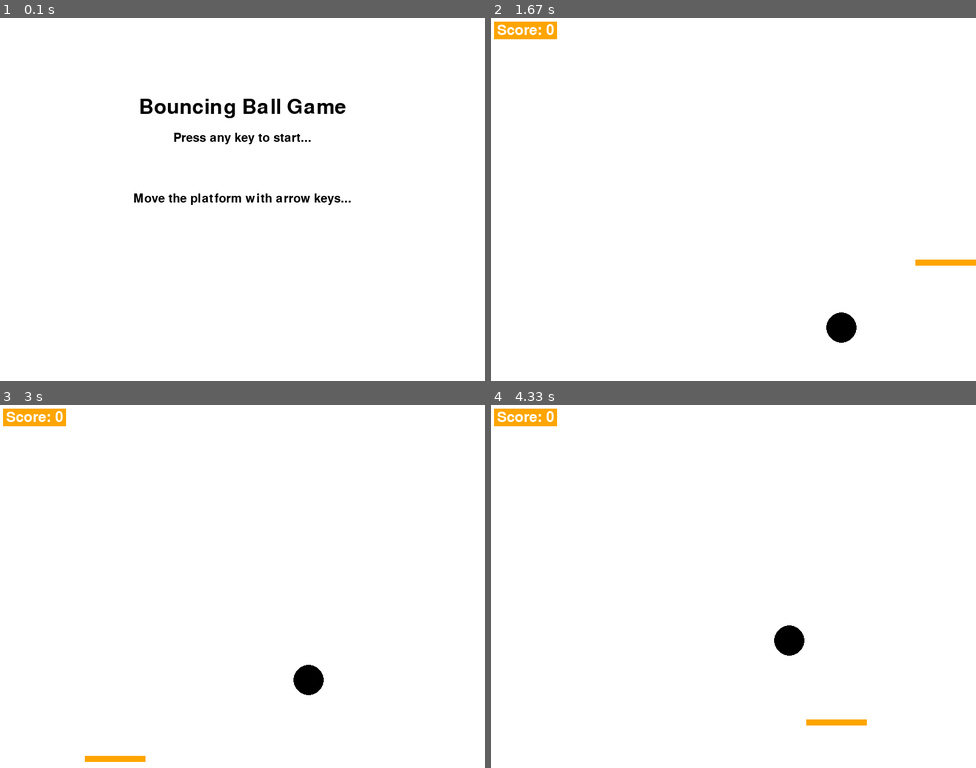
Above: before the commit, frames 1-4 (two rows, left to right).
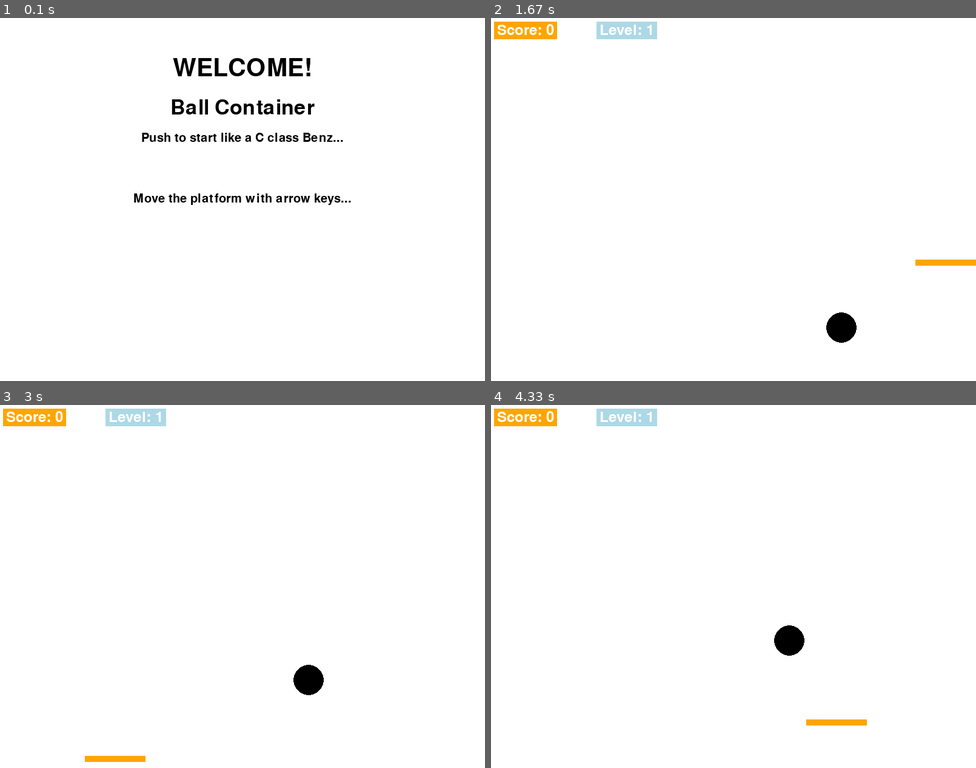
Above: after the commit, the same moments.

Repository: AJHS-Kelley/8b-ajhs-game-programming-23-24-CoreyB2025
Game: pygame game, started from gameProgramming/gaming_exercises/09_finalProject/finalProject.py
Same seed, same stepped clock (60 frames per second), same inputs: the game is played once before the commit and once after it.
Inputs:
- Up to frame 1 (0.1 s): no input
- Up to frame 2 (1.67 s): hold Right 0.33-0.8 s; hold Up 0.83-1.13 s; hold Right 1.17-1.63 s
- Up to frame 3 (3 s): hold Left 1.67-2.2 s; hold Down 2.23-2.53 s; hold Left 2.57-2.97 s
- Up to frame 4 (4.33 s): hold Up 3-3.37 s; hold Right 3.4-4.03 s; hold Down from 4.07 s (still down)

The runs differ from the first frame. In frame 1, 2.2% of the frame differs, in the area x 28-72%, y 11-35%; in frame 2, 0.5%; in frame 3, 0.5%; in frame 4, 0.5%.

Commit message:
v0.9
added level indicator and changed the name of the game, also decided to add a warm welcome to the game as well as a different wording for how to start the game

Diff:
--- a/gameProgramming/gaming_exercises/09_finalProject/finalProject.py
+++ b/gameProgramming/gaming_exercises/09_finalProject/finalProject.py
@@ -41,8 +41,9 @@
 # Functions for screens
 def start_screen():
     screen.fill(WHITE)
-    show_text_on_screen("Bouncing Ball Game", 50, HEIGHT // 4)
-    show_text_on_screen("Press any key to start...", 30, HEIGHT // 3)
+    show_text_on_screen("WELCOME!", 60, HEIGHT // 7)
+    show_text_on_screen("Ball Container", 50, HEIGHT // 4)
+    show_text_on_screen("Push to start like a C class Benz...", 30, HEIGHT // 3)
     show_text_on_screen("Move the platform with arrow keys...", 30, HEIGHT // 2)
     pygame.display.flip()
     wait_for_key()
@@ -177,3 +178,10 @@
     score_rect = score_text.get_rect(topleft=(10, info_line_y))
     pygame.draw.rect(screen, ORANGE, score_rect.inflate(10, 5))
     screen.blit(score_text, score_rect)
+
+
+ # Draw the level indicator in a light-blue rectangle at the top left (next to the score)
+    level_text = font.render(f"Level: {current_level}", True, WHITE)
+    level_rect = level_text.get_rect(topleft=(score_rect.topright[0] + info_spacing, info_line_y))
+    pygame.draw.rect(screen, LIGHT_BLUE, level_rect.inflate(10, 5))
+    screen.blit(level_text, level_rect)
